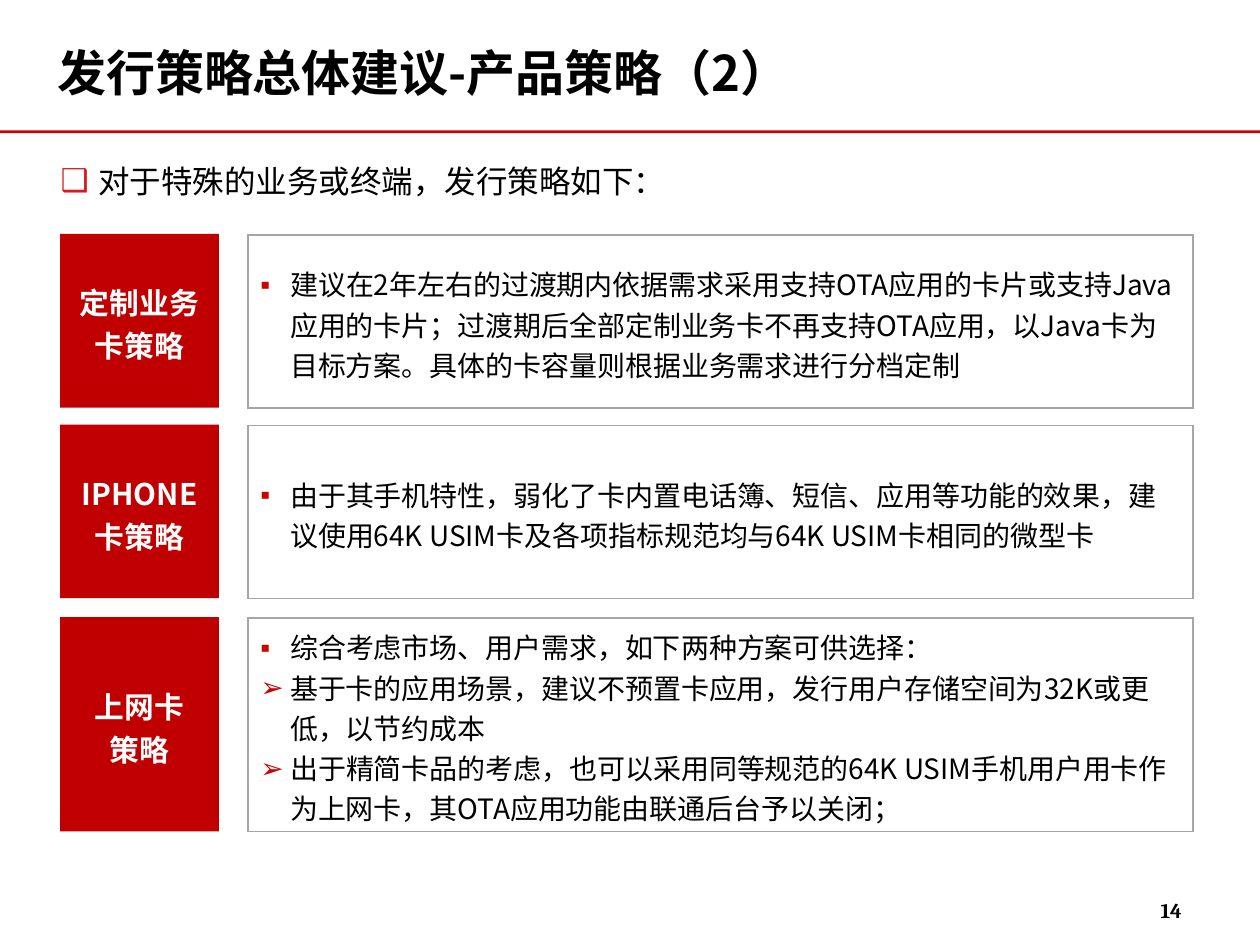
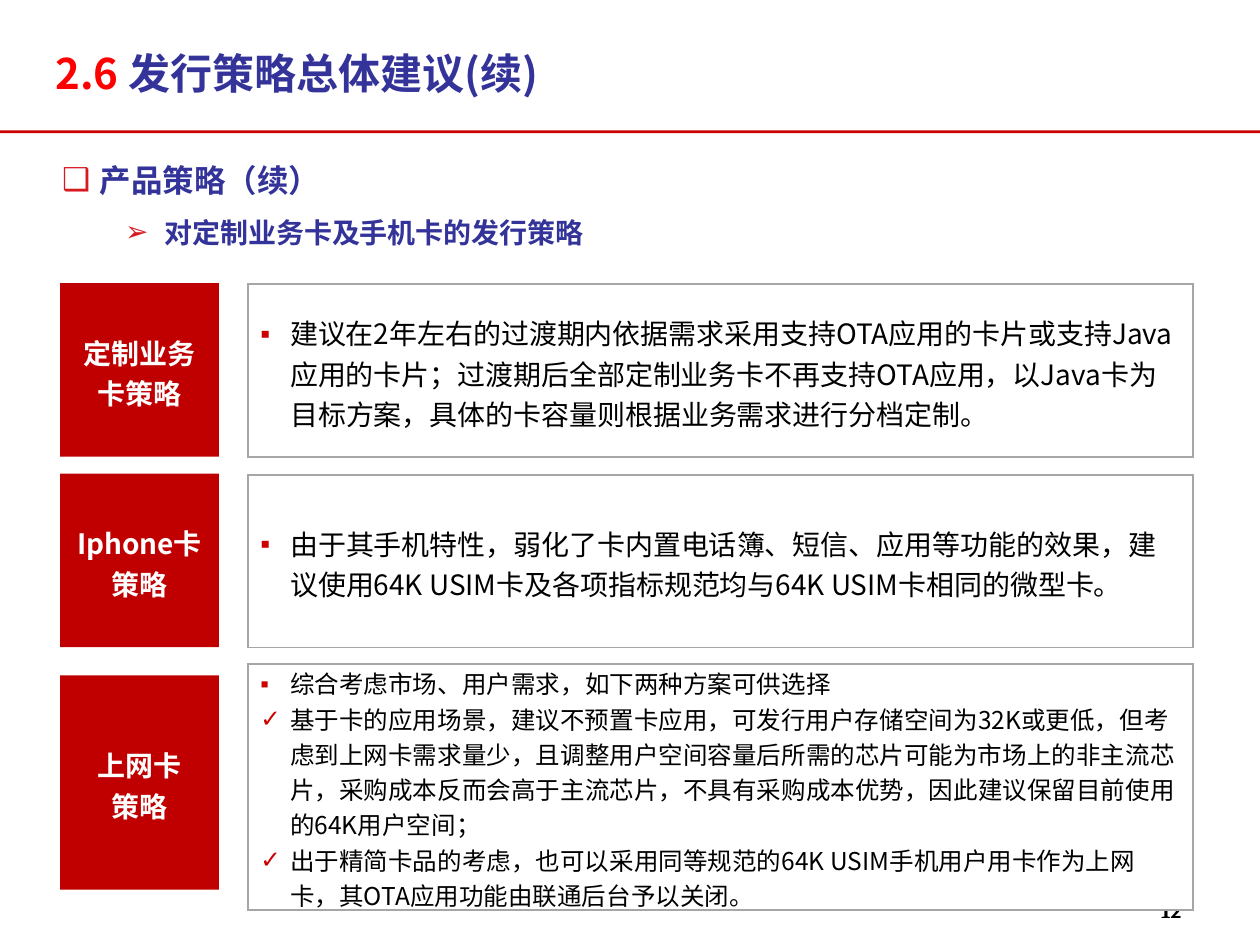
Before and after one commit to momo1101/unicardsrch, a slide deck: slide 12 of 软课题文本/软课题-中国联通电信卡业务及策略研究.ppt (slide 14 before the commit). Drawn at 1260x945 pixels with LibreOffice and Linux fonts; fonts in the diff are those of the drawing; background and template pictures are left out. Boxes give left, top, right and bottom in pixels: in the first picture for what was removed or moved away, otherwise in the second. Text is boxed around its words. In the diff, an @@ line names an element or a change of style, - is before the commit and + after.

Commit message:
市场部最终定稿

```diff
--- a/软课题文本/软课题-中国联通电信卡业务及策略研究.ppt
+++ b/软课题文本/软课题-中国联通电信卡业务及策略研究.ppt
@@ text at <box>55,53,538,98</box>: text changed; size 28 to 24 pt; text colour #000000 to #333399 @@
-发行策略总体建议-产品策略（2）
+2.6 发行策略总体建议(续)
@@ text removed at <box>98,166,665,196</box> @@
-❑ 对于特殊的业务或终端，发行策略如下：
@@ text added at <box>100,165,584,246</box>, 16 pt, text #333399, bold @@
+❑ 产品策略（续）
+  ➢ 对定制业务卡及手机卡的发行策略
@@ rectangle "定制业务卡策略" at <box>60,284,219,457</box>: size 17 to 16 pt @@
@@ 4 rectangles: place and size @@
-4 rectangles at <box>60,234,1193,598</box>
+4 rectangles at <box>60,284,1193,648</box>
@@ text in rectangle at <box>290,320,1172,428</box>: text changed @@
-▪ 建议在2年左右的过渡期内依据需求采用支持OTA应用的卡片或支持Java应用的卡片；过渡期后全部定制业务卡不再支持OTA应用，以Java卡为目标方案。具体的卡容量则根据业务需求进行分档定制
+▪ 建议在2年左右的过渡期内依据需求采用支持OTA应用的卡片或支持Java应用的卡片；过渡期后全部定制业务卡不再支持OTA应用，以Java卡为目标方案，具体的卡容量则根据业务需求进行分档定制。
@@ text in rectangle at <box>60,474,219,648</box>: text changed; size 17 to 16 pt @@
-IPHONE卡策略
+Iphone卡策略
@@ text in rectangle at <box>290,531,1156,598</box>: text changed @@
-▪ 由于其手机特性，弱化了卡内置电话簿、短信、应用等功能的效果，建议使用64K USIM卡及各项指标规范均与64K USIM卡相同的微型卡
+▪ 由于其手机特性，弱化了卡内置电话簿、短信、应用等功能的效果，建议使用64K USIM卡及各项指标规范均与64K USIM卡相同的微型卡。
@@ rectangle "上网卡" at <box>60,675,219,890</box>: size 17 to 16 pt @@
@@ rectangle "上网卡": place and size @@
-rectangle "上网卡" at <box>60,617,219,832</box>
+rectangle "上网卡" at <box>60,675,219,890</box>
@@ rectangle "综合考虑市场、用户需求，如下两种方案可供选择": place and size @@
-rectangle "综合考虑市场、用户需求，如下两种方案可供选择" at <box>248,619,1193,832</box>
+rectangle "综合考虑市场、用户需求，如下两种方案可供选择" at <box>248,664,1193,910</box>
@@ text in rectangle at <box>290,672,1174,911</box>: text changed; size 16 to 14 pt @@
-▪ 综合考虑市场、用户需求，如下两种方案可供选择：
-➢ 基于卡的应用场景，建议不预置卡应用，发行用户存储空间为32K或更低，以节约成本
-➢ 出于精简卡品的考虑，也可以采用同等规范的64K USIM手机用户用卡作为上网卡，其OTA应用功能由联通后台予以关闭；
+▪ 综合考虑市场、用户需求，如下两种方案可供选择
+✓ 基于卡的应用场景，建议不预置卡应用，可发行用户存储空间为32K或更低，但考虑到上网卡需求量少，且调整用户空间容量后所需的芯片可能为市场上的非主流芯片，采购成本反而会高于主流芯片，不具有采购成本优势，因此建议保留目前使用的64K用户空间；
+✓ 出于精简卡品的考虑，也可以采用同等规范的64K USIM手机用户用卡作为上网卡，其OTA应用功能由联通后台予以关闭。
@@ page number at <box>1161,909,1181,918</box>: text changed @@
-14
+12
```
Also in this commit, not shown: 21 other slides changed, 3 slides added, 7 slides removed.
